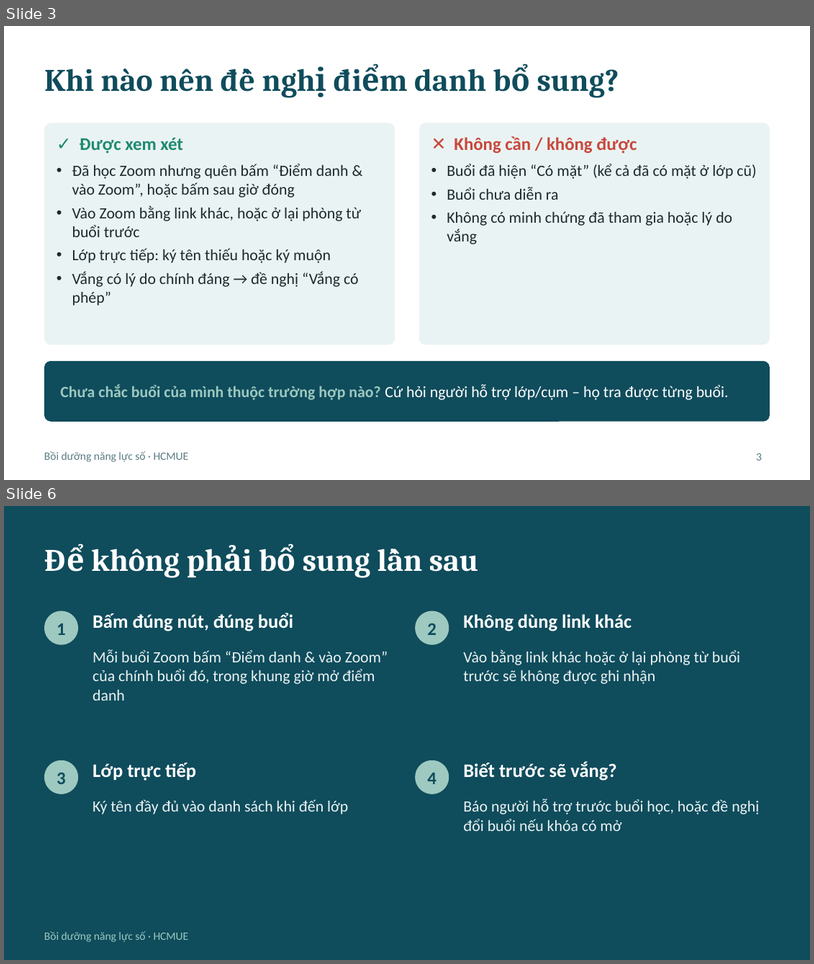
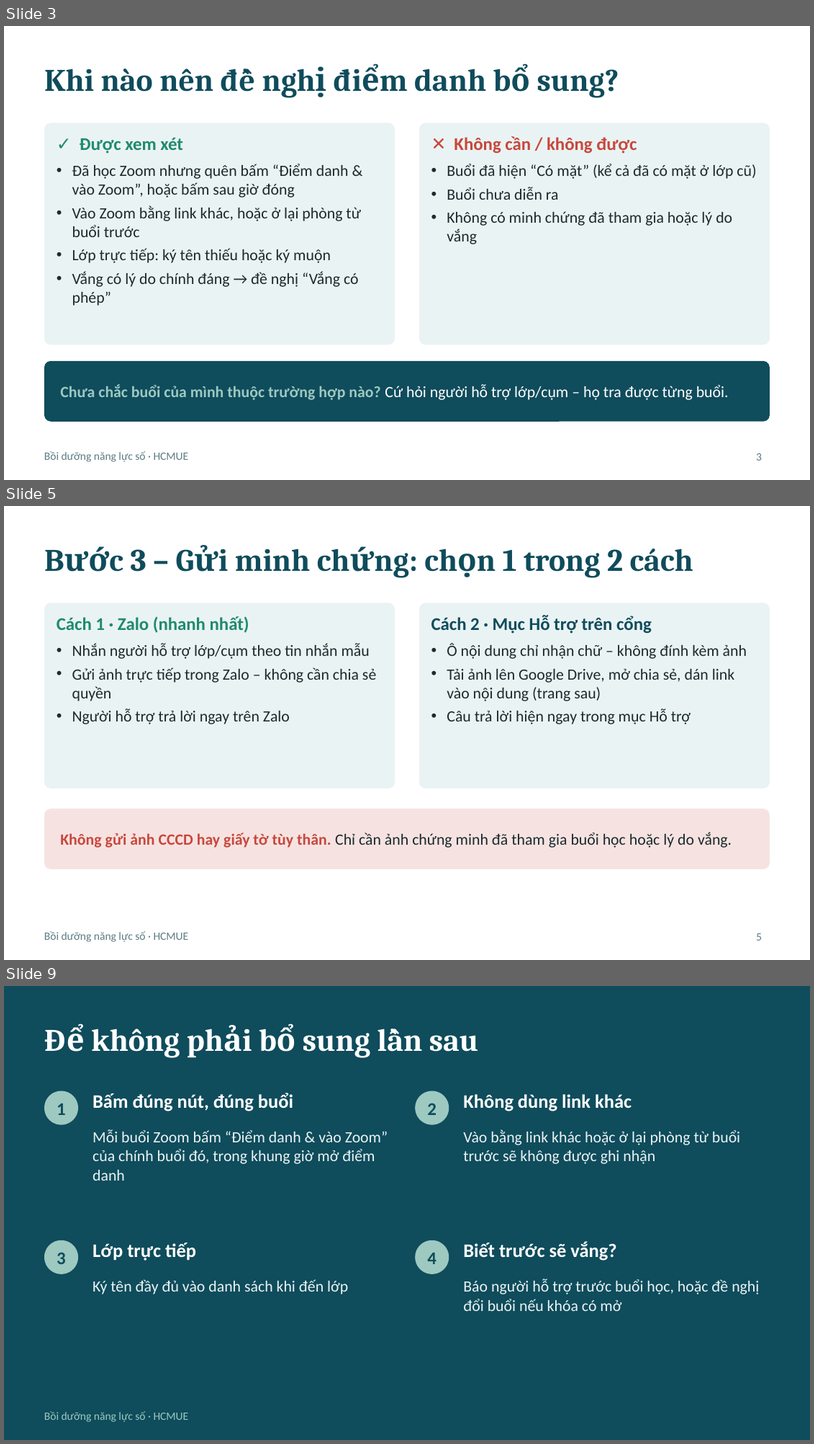
Before and after one commit to thienvo2111/thong-tin-hoc-vien, a slide deck: docs/huong-dan-diem-danh-bo-sung-hoc-vien.pptx. Shown one above the other, each under a label of ours: slides 3 and 6 before the commit, slides 3, 5 and 9 after it; the slides between them are not shown. The pictures are 814x964 and 814x1444 pixels, drawn with LibreOffice and Linux fonts; fonts in the diff are those of the drawing. Boxes give left, top, right and bottom in pixels: in the first picture for what was removed or moved away, otherwise in the second. Text is boxed around its words. In the diff, an @@ line names an element or a change of style, - is before the commit and + after.

```diff
--- a/docs/huong-dan-diem-danh-bo-sung-hoc-vien.pptx
+++ b/docs/huong-dan-diem-danh-bo-sung-hoc-vien.pptx
@@ slide 5 added at (x1=4, y1=506, x2=810, y2=960), background #FFFFFF; not listed: 1 template element that a slide beside it also shows @@
@@ title added at (x1=131, y1=548, x2=694, y2=578), 28 pt, text #0F4C5C, bold @@
+Bước 3 – Gửi minh chứng: chọn 1 trong 2 cách
@@ rounded rectangle added at (x1=44, y1=602, x2=395, y2=788), fill #EAF3F3 @@
@@ rounded rectangle added at (x1=419, y1=602, x2=770, y2=788), fill #EAF3F3 @@
@@ text added at (x1=57, y1=616, x2=376, y2=724), 14 pt, text #1B2A2F @@
+Cách 1 · Zalo (nhanh nhất)
+• Nhắn người hỗ trợ lớp/cụm theo tin nhắn mẫu
+• Gửi ảnh trực tiếp trong Zalo – không cần chia sẻ quyền
+• Người hỗ trợ trả lời ngay trên Zalo
@@ text added at (x1=432, y1=615, x2=747, y2=724), 14 pt, text #1B2A2F @@
+Cách 2 · Mục Hỗ trợ trên cổng
+• Ô nội dung chỉ nhận chữ – không đính kèm ảnh
+• Tải ảnh lên Google Drive, mở chia sẻ, dán link vào nội dung (trang sau)
+• Câu trả lời hiện ngay trong mục Hỗ trợ
@@ rounded rectangle added at (x1=44, y1=808, x2=770, y2=869), fill #C8473C at 15% opacity @@
@@ text added at (x1=60, y1=831, x2=732, y2=847), 14 pt, text #1B2A2F @@
+Không gửi ảnh CCCD hay giấy tờ tùy thân. Chỉ cần ảnh chứng minh đã tham gia buổi học hoặc lý do vắng.
@@ page number added at (x1=756, y1=933, x2=762, y2=940), 10 pt, text #5B7C85 @@
+5
@@ what was slide 6 is now slide 9 @@
```
Also in this commit, not shown: 2 slides changed, 3 other slides added, 1 slide removed, 1 other file.
